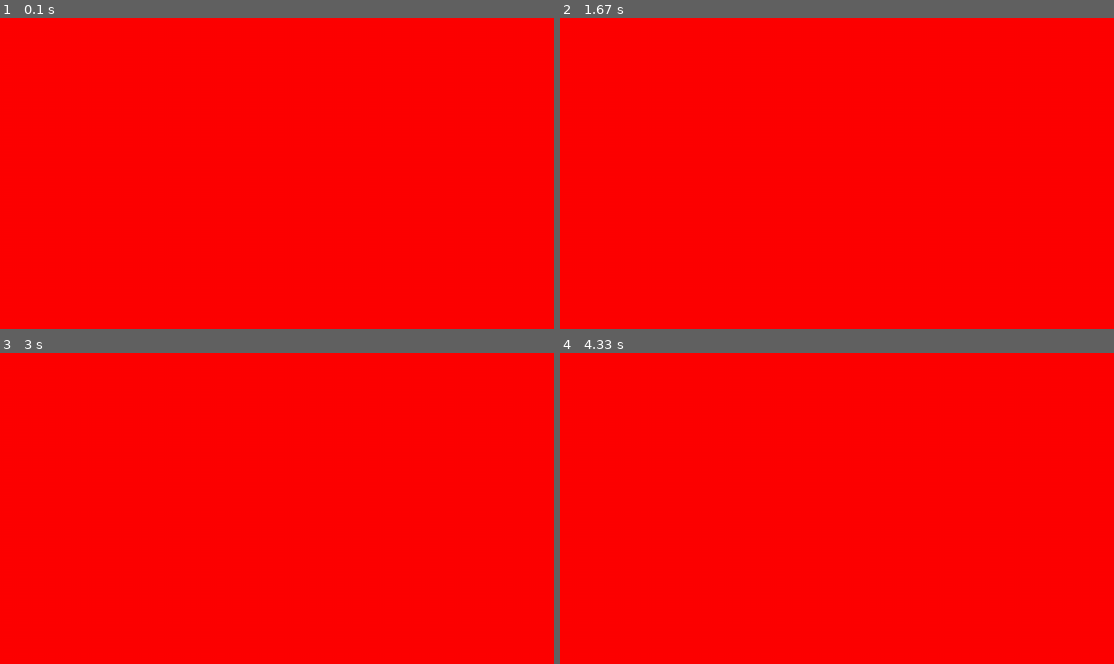
Above: before the commit, frames 1-4 (two rows, left to right).
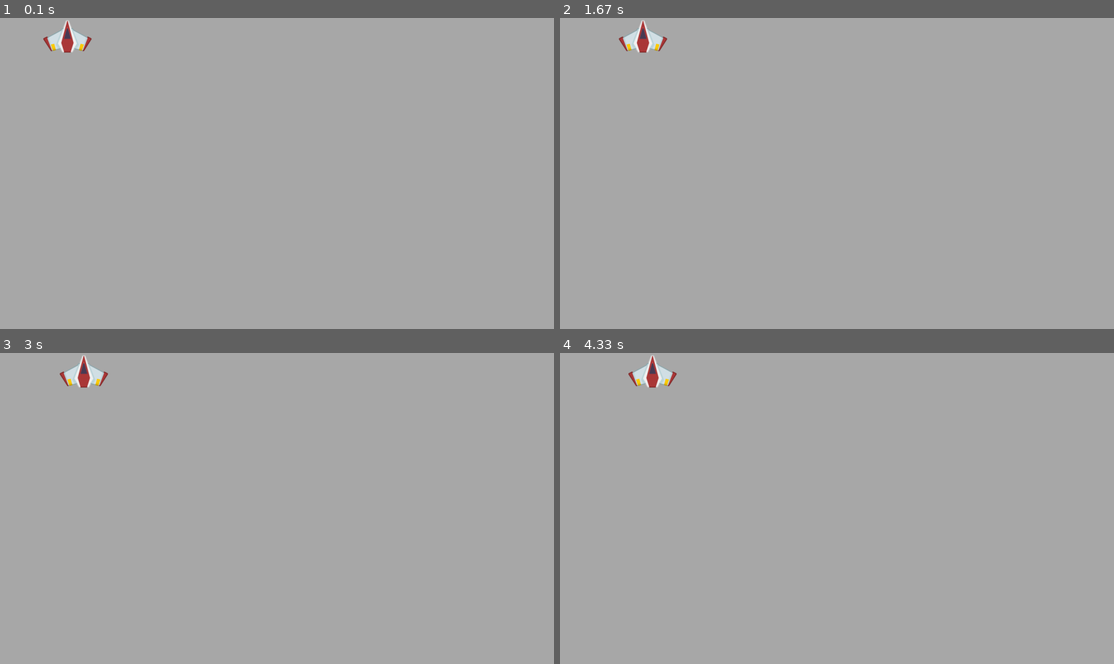
Above: after the commit, the same moments.

Repository: zehra-ozkan/pygame
Game: pygame game, started from spaceshift/main.py
The game is run twice, just before and just after one commit, with the same random seed, the same clock (stepped at 60 frames per second) and the same inputs.
Inputs:
- Up to frame 1 (0.1 s): no input
- Up to frame 2 (1.67 s): hold Right 0.33-0.8 s; hold Right 0.83-1.3 s; hold Left from 1.33 s (still down)
- Up to frame 3 (3 s): release Left at 1.87 s; hold Left 1.9-2.3 s; hold Right 2.33-2.97 s
- Up to frame 4 (4.33 s): hold Left 3-3.47 s; hold Right 3.5-3.97 s; hold Right from 4 s (still down)

The runs differ from the first frame. In frame 1, 100% of the frame differs, in the area x 0-100%, y 0-100%; in frame 2, 100%; in frame 3, 100%; in frame 4, 100%.

Commit message:
video part 2

Diff:
--- a/spaceshift/main.py
+++ b/spaceshift/main.py
@@ -1,21 +1,43 @@
 import pygame
+from os.path import join
 
 pygame.init()
 
 WIDTH, HEIGHT = 1280, 720
 
 display_surface = pygame.display.set_mode((WIDTH, HEIGHT))
+pygame.display.set_caption("this is the caption")
+exit = False
 
-exit = False
+#surface
+
+surf = pygame.Surface((100, 200))
+surf.fill('purple')
+surface_x = 100
+
+#importing an image
+#images should be converted so that the game runs faster
+# image has transparent pixels -> pixels::convert_alpha()
+# image has no transparent pixels -> pixels:convert()
+path = join('spaceshift','images', 'player.png')
+print(path)
+player_surf  = pygame.image.load(path).convert_alpha()
+#player_surf  = pygame.image.load('./spaceshift/images/player.png')# this might not have worked in macos where it expects \
+
 
 while not exit:
     for event in pygame.event.get(): #this gets all the events in the pygame
         if event.type == pygame.QUIT:
             exit = True
-
+    keys = pygame.key.get_pressed()
+    if keys[pygame.K_RIGHT]:
+        surface_x = surface_x + 1
+    if keys[pygame.K_LEFT]:
+        surface_x = surface_x - 1
     #draw the game
-
-    display_surface.fill('red')
+    #surface_x = surface_x + 0.1
+    display_surface.fill('darkgrey')#if you remove htis line it does not claer
+    display_surface.blit(player_surf, (surface_x, 5))#putting one surface on another surface
     pygame.display.update()
 
 #ensures that the game will close properly, safety net
Binary file added: spaceshift/images/laser.png
Binary file added: spaceshift/images/meteor.png
Binary file added: spaceshift/images/player.png
Binary file added: spaceshift/images/star.png
